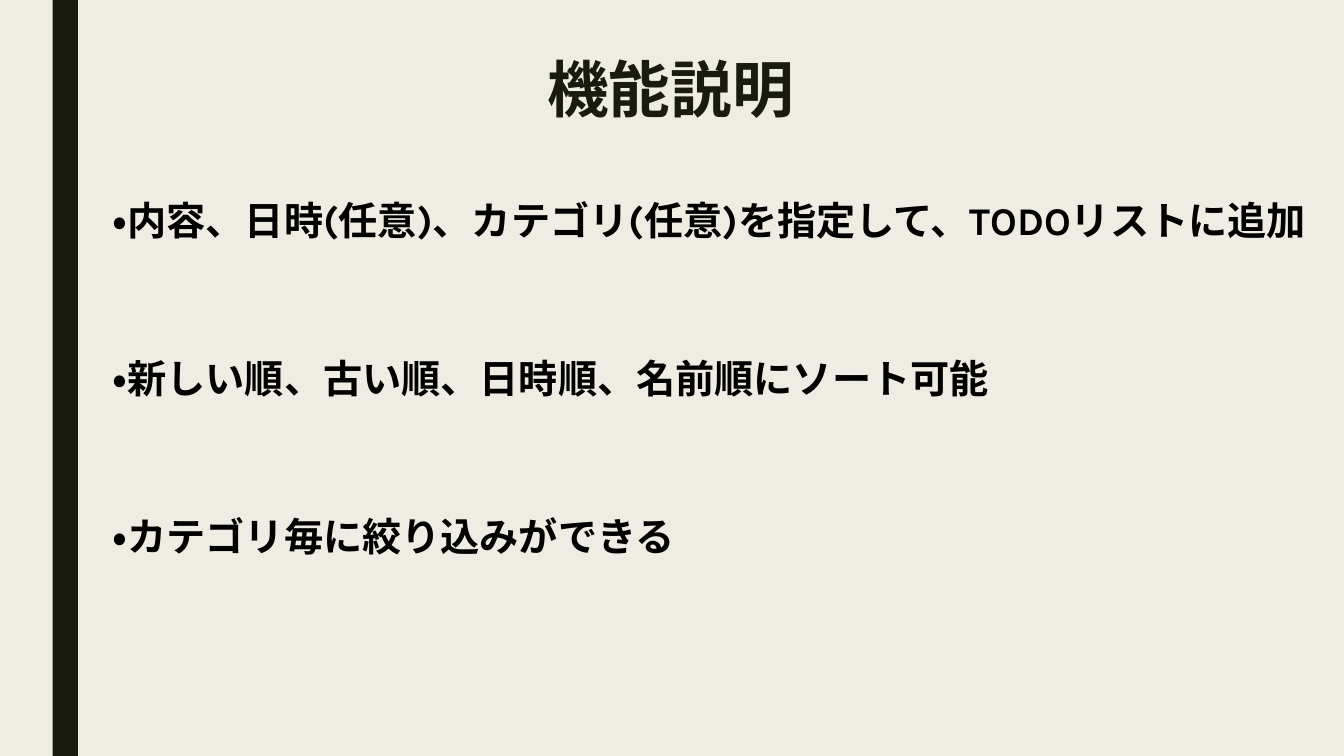
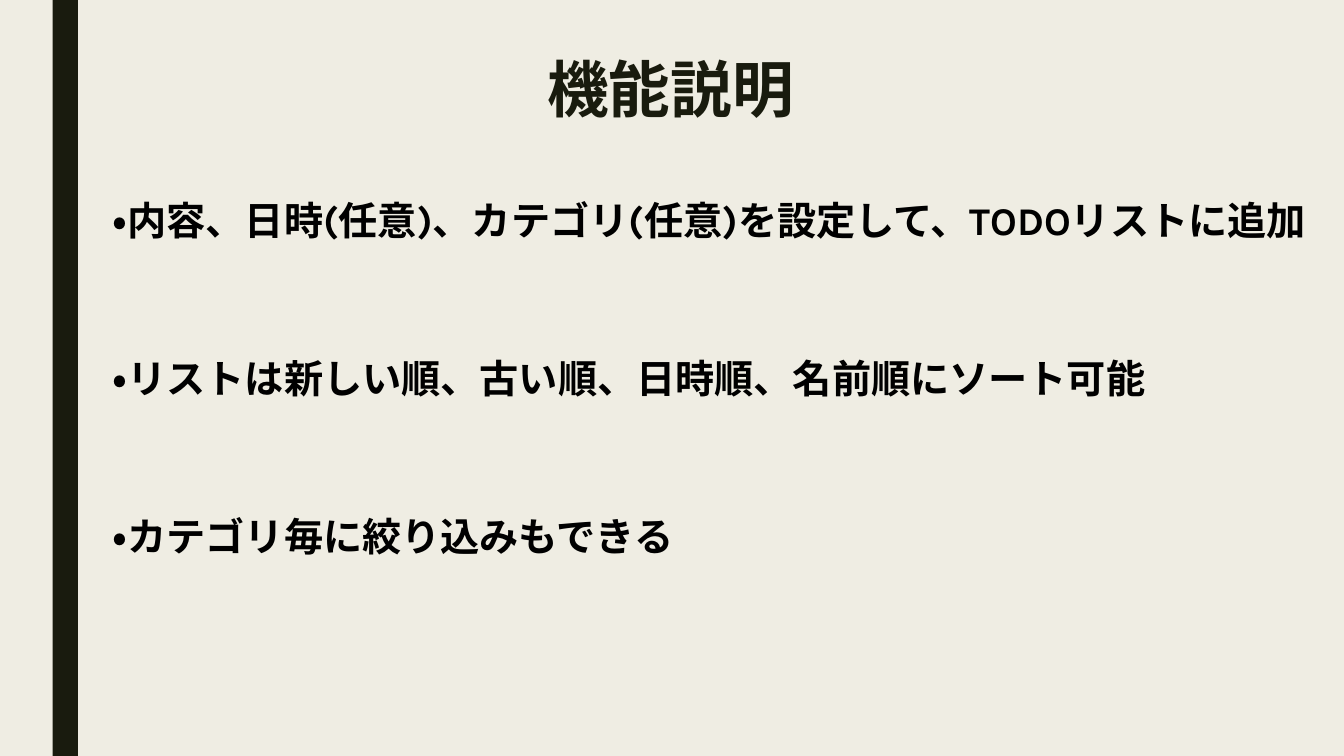
Before and after one commit to utaryu0520/mobile_utagawa2, a slide deck: slide 5 of モバイル授業_todoリスト.pptx. Drawn at 1344x756 pixels with LibreOffice and Linux fonts; fonts in the diff are those of the drawing. Boxes give left, top, right and bottom in pixels: in the first picture for what was removed or moved away, otherwise in the second. Text is boxed around its words. In the diff, an @@ line names an element or a change of style, - is before the commit and + after.

Commit message:
「余裕があれば実装」ページを「随時実装」に改名
「実機説明」「まとめ」「終わり」のページを追加

```diff
--- a/モバイル授業_todoリスト.pptx
+++ b/モバイル授業_todoリスト.pptx
@@ text at bbox=[113, 201, 1306, 240]: text changed @@
-・内容、日時(任意)、カテゴリ(任意)を指定して、TODOリストに追加
+・内容、日時(任意)、カテゴリ(任意)を設定して、TODOリストに追加
@@ text at bbox=[113, 359, 1146, 397]: text changed @@
-・新しい順、古い順、日時順、名前順にソート可能
+・リストは新しい順、古い順、日時順、名前順にソート可能
@@ text at bbox=[113, 517, 674, 555]: text changed @@
-・カテゴリ毎に絞り込みができる
+・カテゴリ毎に絞り込みもできる
```
Also in this commit, not shown: 2 other slides changed, 3 slides added, 1 other file.
